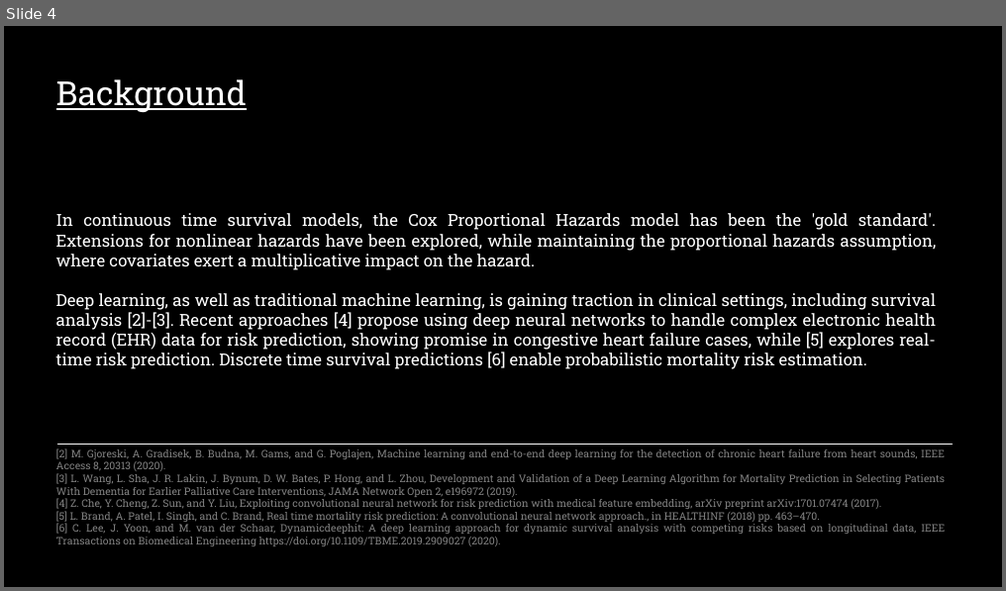
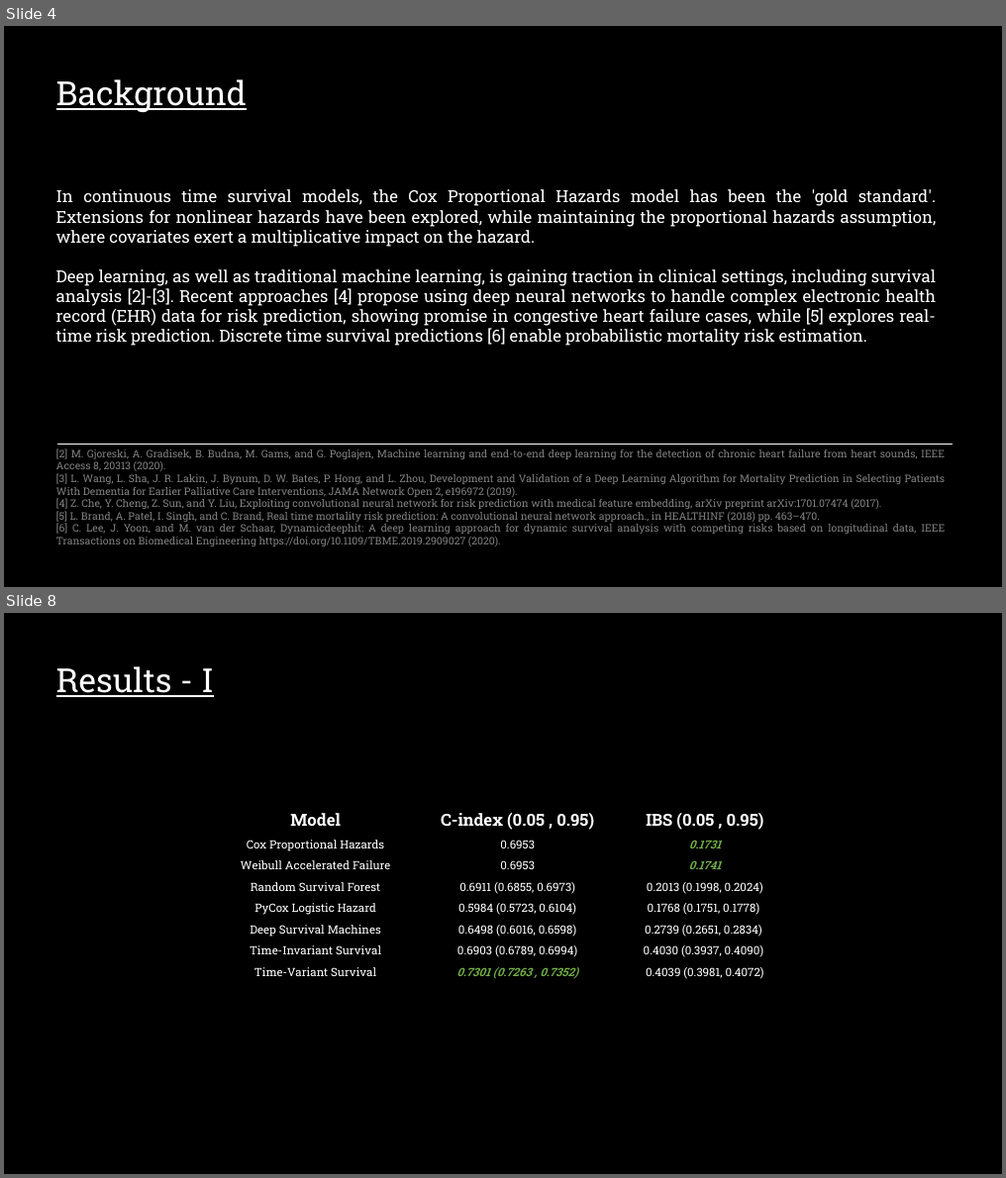
Before and after one commit to sourasen1011/UoE_Research_Project_2023, a slide deck: presentations/powerpoint_presentation/my_presentation.pptx. Shown one above the other, each under a label of ours: slide 4 before the commit, slides 4 and 8 after it; the slides between them are not shown. The pictures are 1006x591 and 1006x1178 pixels, drawn with LibreOffice and Linux fonts; fonts in the diff are those of the drawing. Boxes give left, top, right and bottom in pixels: in the first picture for what was removed or moved away, otherwise in the second. Text is boxed around its words. In the diff, an @@ line names an element or a change of style, - is before the commit and + after.

```diff
--- a/presentations/powerpoint_presentation/my_presentation.pptx
+++ b/presentations/powerpoint_presentation/my_presentation.pptx
@@ slide 8 added at bbox=[4, 613, 1002, 1174], background #000000 @@
@@ text added at bbox=[56, 666, 214, 697], 32 pt, text #FFFFFF, underline @@
+Results - I
@@ table added at bbox=[213, 806, 794, 983], 8 rows, 3 columns @@
+Model | C-index (0.05 , 0.95) | IBS (0.05 , 0.95)
+Cox Proportional Hazards | 0.6953 | 0.1731
+Weibull Accelerated Failure | 0.6953 | 0.1741
+Random Survival Forest | 0.6911 (0.6855, 0.6973) | 0.2013 (0.1998, 0.2024)
+PyCox Logistic Hazard | 0.5984 (0.5723, 0.6104) | 0.1768 (0.1751, 0.1778)
+Deep Survival Machines | 0.6498 (0.6016, 0.6598) | 0.2739 (0.2651, 0.2834)
+Time-Invariant Survival | 0.6903 (0.6789, 0.6994) | 0.4030 (0.3937, 0.4090)
+Time-Variant Survival | 0.7301 (0.7263 , 0.7352) | 0.4039 (0.3981, 0.4072)
@@ slide 4 changed as well @@
@@ background #FFFFFF to #000000 @@
@@ rectangle removed at bbox=[4, 26, 1002, 587] @@
@@ text "In continuous time survival models, ...": place and size @@
-text "In continuous time survival models, ..." at bbox=[56, 213, 937, 370]
+text "In continuous time survival models, ..." at bbox=[56, 189, 937, 346]
```
Also in this commit, not shown: 6 other slides changed, 6 other slides added, 2 slides removed, 4 other files.
